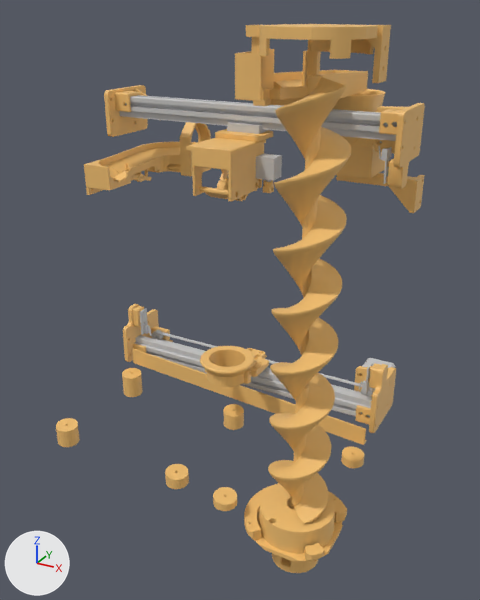
The glTF model cad_py/maquina_a/out/glb/assembly.glb: old version first, new version second.
Camera for both pictures: a camera (50 mm lens) standing at (408.0, -763.0, 1665.0) and looking at (18.0, -53.0, 1309.0). The axes (+X, +Y, +Z) are drawn at lower left. The lights are the same throughout. The picture after the commit comes second.

Names of what the first picture shows: 'A01_bloco_motor_A', 'A01_bloco_motor_B', 'A09_boca_B', 'A10_berco_A', 'A18_entrada_magazine_-', 'A20_base_elevador_-', 'A21_fuso_1', 'A21_fuso_2', 'A21_fuso_3', 'A22_tampa_elevador_-', 'A25_saida_elevador_-', 'hw_A.perfil' and 35 more.
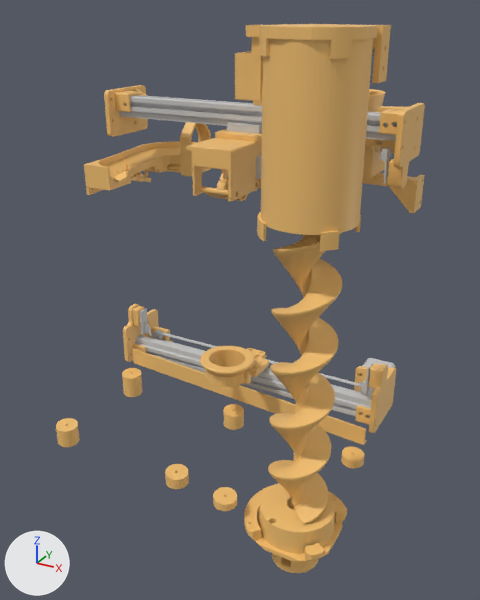
What differs and where, as boxes (x1, y1, x2, y2) in the pictures (480 x 600 px):
```json
{"object": "A27_cabeca_elevador_-", "change": "added", "after": [257, 38, 373, 251], "on screen": "orange"}
{"object": "A21_fuso_3", "change": "unchanged, covered by the edit", "before": [274, 75, 351, 255], "after": [277, 233, 341, 255]}
{"object": "A23_calha_elevador_-", "change": "unchanged, covered by the edit", "before": [253, 70, 368, 106], "after": [253, 101, 262, 106]}
```

Edits to the scene script, one JSON object a line:
```json
{"op": "add", "block": "me_a27_cabeca_elevador", "code": ["me_a27_cabeca_elevador = bpy.data.meshes.new('A27_cabeca_elevador_-')", "me_a27_cabeca_elevador.from_pydata(...)  # 2809 vertices, 5618 faces; spans x 102.0..205.0, y -205.0..-102.0, z 1452.0..1640.0", "me_a27_cabeca_elevador.materials.append(mat_defaultmaterial_034)"]}
{"op": "add", "block": "ob_a27_cabeca_elevador", "code": ["ob_a27_cabeca_elevador = bpy.data.objects.new('A27_cabeca_elevador_-', me_a27_cabeca_elevador)", "ob_a27_cabeca_elevador.location = (0.0, 0.0, 0.0)"]}
```
